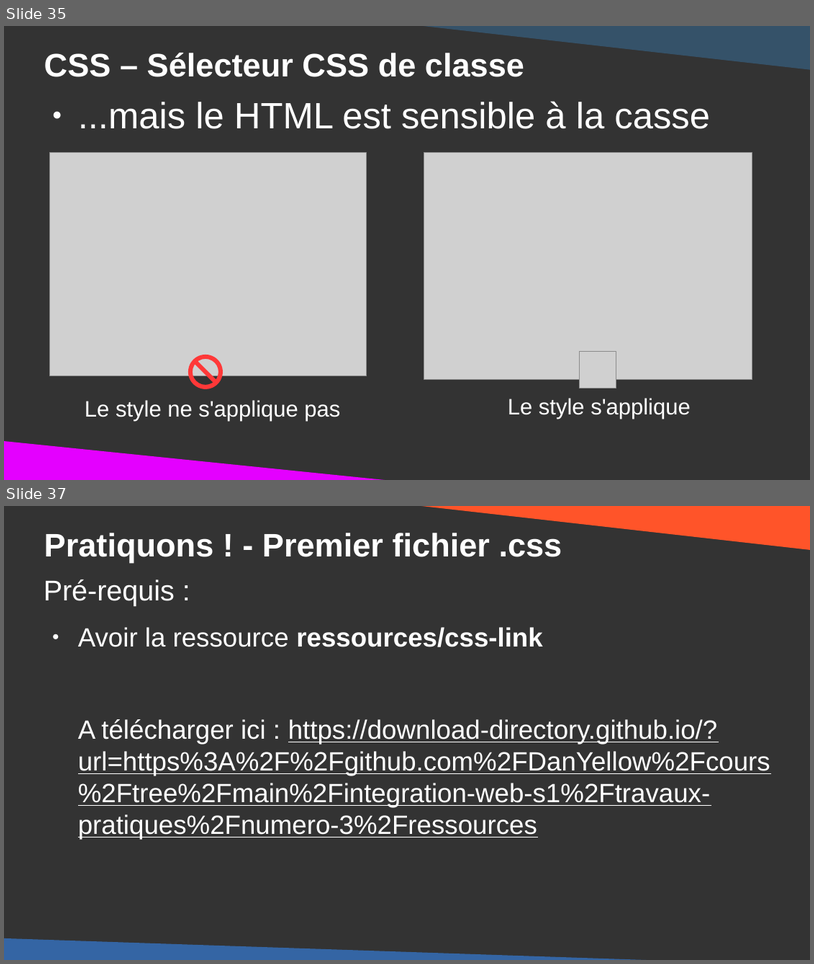
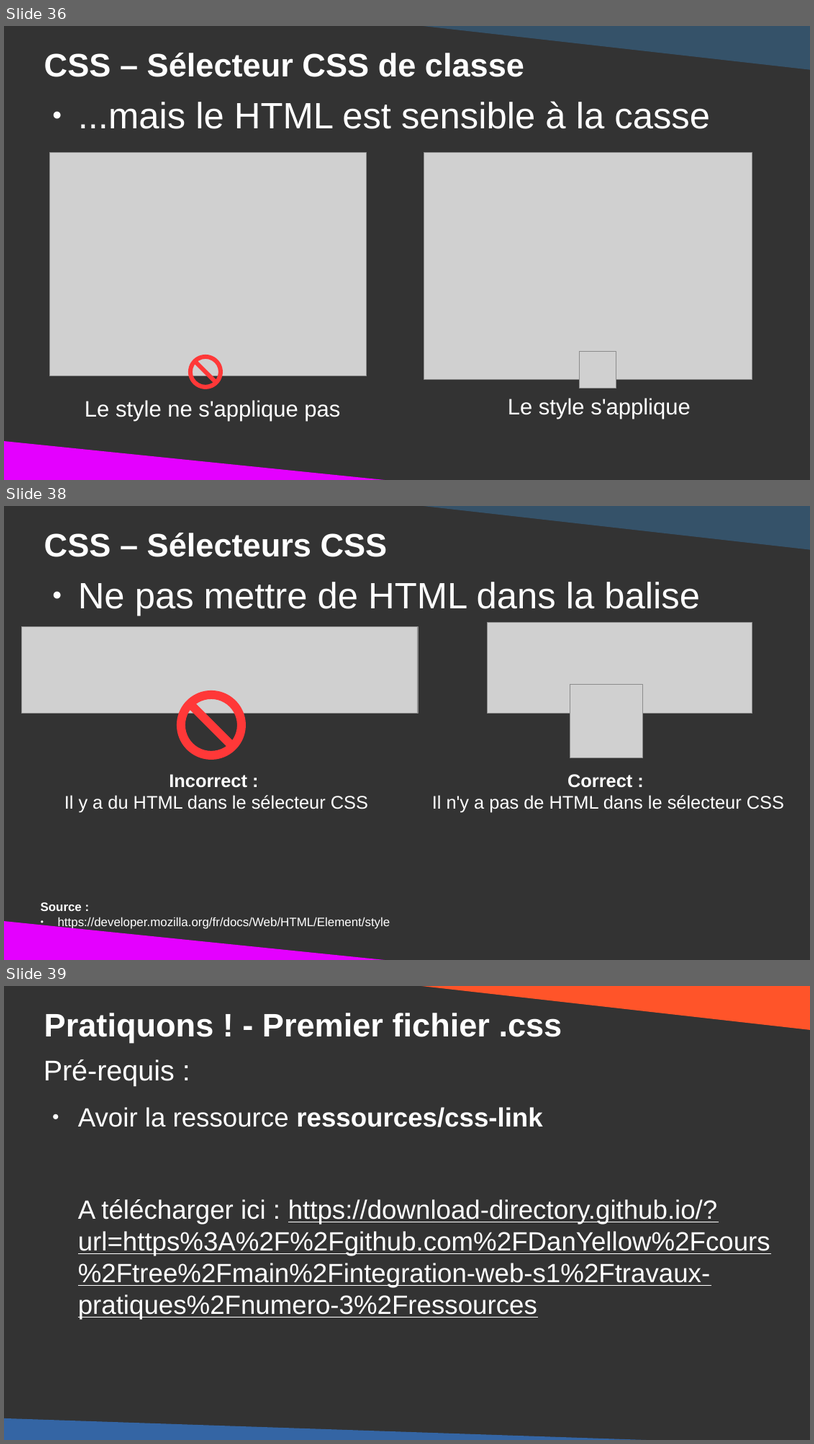
Before and after one commit to DanYellow/cours, a slide deck: integration-web-s1/travaux-pratiques/numero-3/presentation.odp. Shown one above the other, each under a label of ours: slides 35 and 37 before the commit, slides 36, 38 and 39 after it; the slides between them are not shown. The pictures are 814x964 and 814x1444 pixels, drawn with LibreOffice and Linux fonts; fonts in the diff are those of the drawing; grey boxes stand for pictures. Boxes give left, top, right and bottom in pixels: in the first picture for what was removed or moved away, otherwise in the second. Text is boxed around its words. In the diff, an @@ line names an element or a change of style, - is before the commit and + after.

```diff
--- a/integration-web-s1/travaux-pratiques/numero-3/presentation.odp
+++ b/integration-web-s1/travaux-pratiques/numero-3/presentation.odp
@@ slide 38 added at (x1=4, y1=506, x2=810, y2=960), background #333333 @@
@@ right triangle added at (x1=394, y1=506, x2=810, y2=550), fill #355269 @@
@@ title added at (x1=44, y1=533, x2=388, y2=557), 32 pt, text #FFFFFF, bold @@
+CSS – Sélecteurs CSS
@@ text added at (x1=78, y1=582, x2=700, y2=616), 36 pt, text #FFFFFF @@
+● Ne pas mettre de HTML dans la balise
@@ picture added at (x1=21, y1=627, x2=418, y2=713) @@
@@ picture added at (x1=488, y1=623, x2=753, y2=713) @@
@@ no-entry sign added at (x1=177, y1=690, x2=245, y2=759), fill #FF3838 @@
@@ picture added at (x1=571, y1=685, x2=643, y2=758) @@
@@ text added at (x1=64, y1=774, x2=368, y2=813), 18 pt, text #FFFFFF @@
+Incorrect :
+Il y a du HTML dans le sélecteur CSS
@@ text added at (x1=432, y1=774, x2=784, y2=813), 18 pt, text #FFFFFF @@
+Correct :
+Il n'y a pas de HTML dans le sélecteur CSS
@@ text added at (x1=41, y1=902, x2=391, y2=929), 12 pt, text #FFFFFF @@
+Source :
+● https://developer.mozilla.org/fr/docs/Web/HTML/Element/style
@@ right triangle added at (x1=4, y1=921, x2=421, y2=960), fill #E400FF @@
@@ what was slide 35 is now slide 36 @@
@@ what was slide 37 is now slide 39 @@
```
Also in this commit, not shown: 5 slides changed, 1 other slide added, 16 other files.
